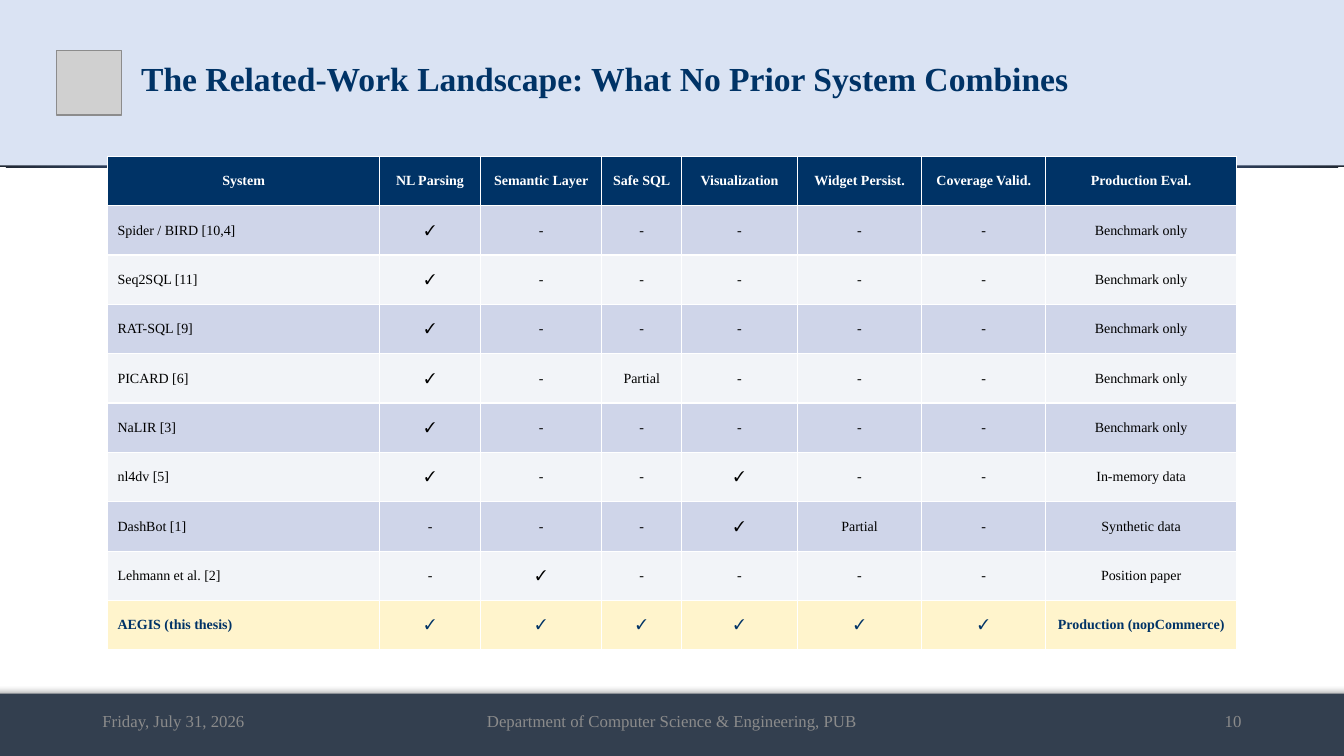
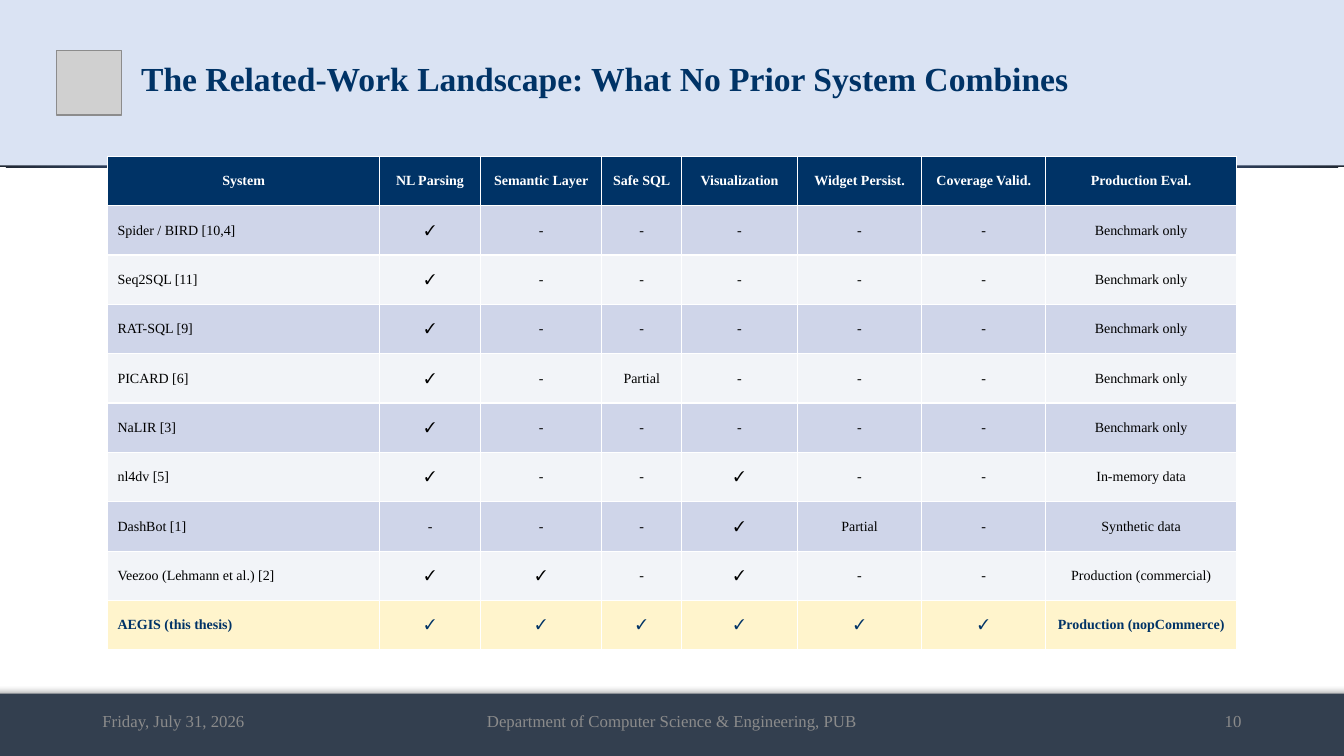
Before and after one commit to md-riaz/AEGIS-Research, a slide deck: slide 10 of docs/scripts/Md_Riaz_Mid_Defense_Final_0322310105101024.pptx. Drawn at 1344x756 pixels with LibreOffice and Linux fonts; fonts in the diff are those of the drawing; grey boxes stand for pictures. Boxes give left, top, right and bottom in pixels: in the first picture for what was removed or moved away, otherwise in the second. Text is boxed around its words. In the diff, an @@ line names an element or a change of style, - is before the commit and + after.

```diff
--- a/docs/scripts/Md_Riaz_Mid_Defense_Final_0322310105101024.pptx
+++ b/docs/scripts/Md_Riaz_Mid_Defense_Final_0322310105101024.pptx
@@ table at box(108, 156, 1236, 650) @@
-row 9: Lehmann et al. [2] | - | ✓ | - | - | - | - | Position paper
+row 9: Veezoo (Lehmann et al.) [2] | ✓ | ✓ | - | ✓ | - | - | Production (commercial)
```
Also in this commit, not shown: 2 other slides changed, 1 other file.
